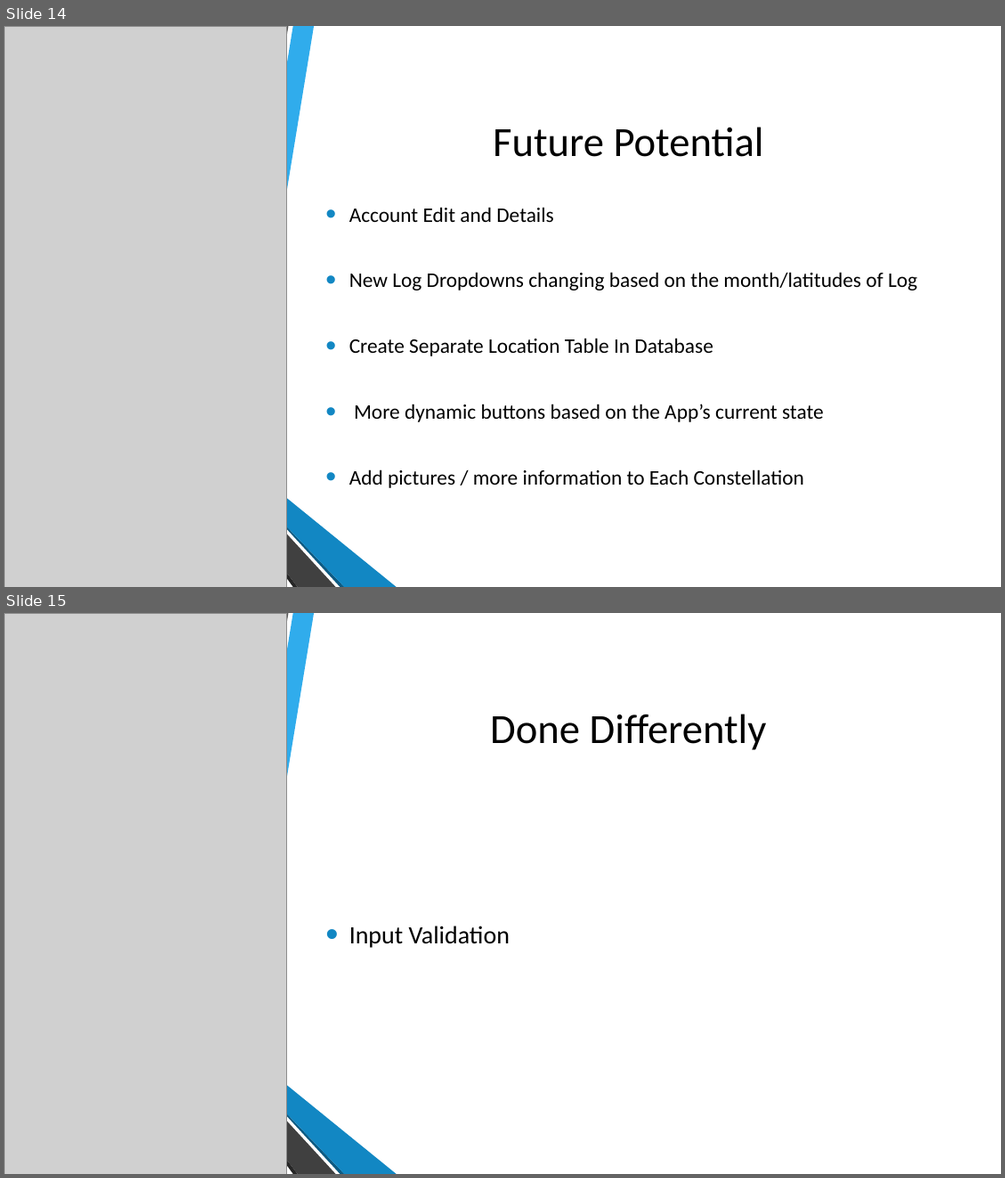
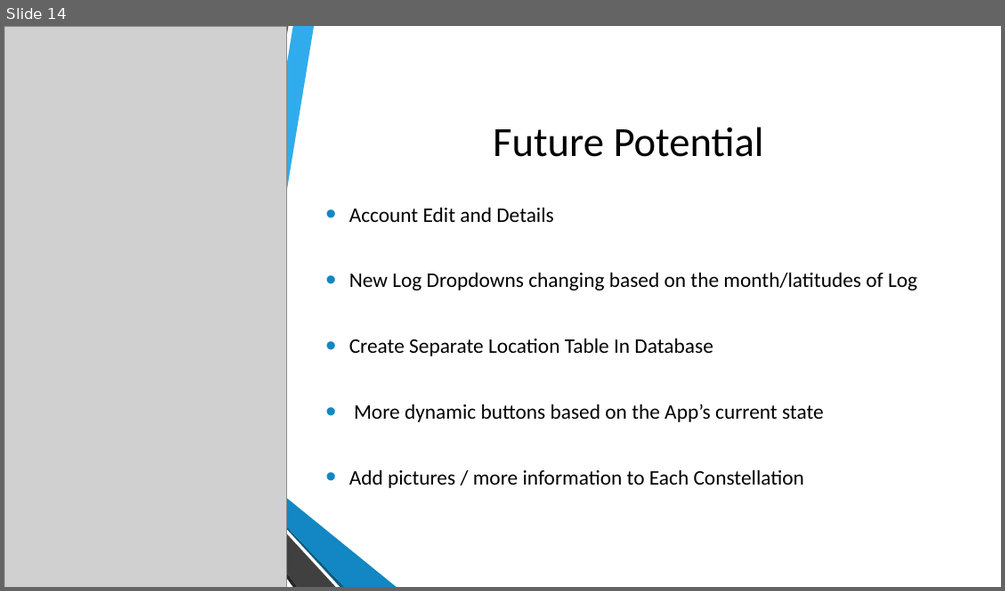
Before and after one commit to jarjc001/ConstellationLogger, a slide deck: Presentation/Jarjat-ConstellationLogger-Presentation.pptx. Shown one above the other, each under a label of ours: slides 14 and 15 before the commit, slide 14 after it. The pictures are 1005x1178 and 1005x591 pixels, drawn with LibreOffice and Linux fonts; fonts in the diff are those of the drawing; grey boxes stand for pictures; background and template pictures are left out. Boxes give left, top, right and bottom in pixels: in the first picture for what was removed or moved away, otherwise in the second. Text is boxed around its words. In the diff, an @@ line names an element or a change of style, - is before the commit and + after.

```diff
--- a/Presentation/Jarjat-ConstellationLogger-Presentation.pptx
+++ b/Presentation/Jarjat-ConstellationLogger-Presentation.pptx
@@ slide 15 removed at box(4, 613, 1001, 1174), background picture (left out); not listed: 6 template elements that a slide beside it also shows @@
@@ rectangle removed at box(4, 613, 1001, 1174) @@
@@ picture removed at box(4, 613, 287, 1174) @@
@@ freeform shape removed at box(191, 613, 404, 1046) @@
@@ title removed at box(490, 714, 767, 750) @@
-Done Differently
@@ text removed at box(349, 925, 510, 948) @@
-• Input Validation
@@ freeform shape removed at box(193, 1043, 398, 1174) @@
@@ group removed at box(197, 613, 396, 1174): 6 freeform shapes @@
```
Also in this commit, not shown: 2 slides changed, 2 other files.
